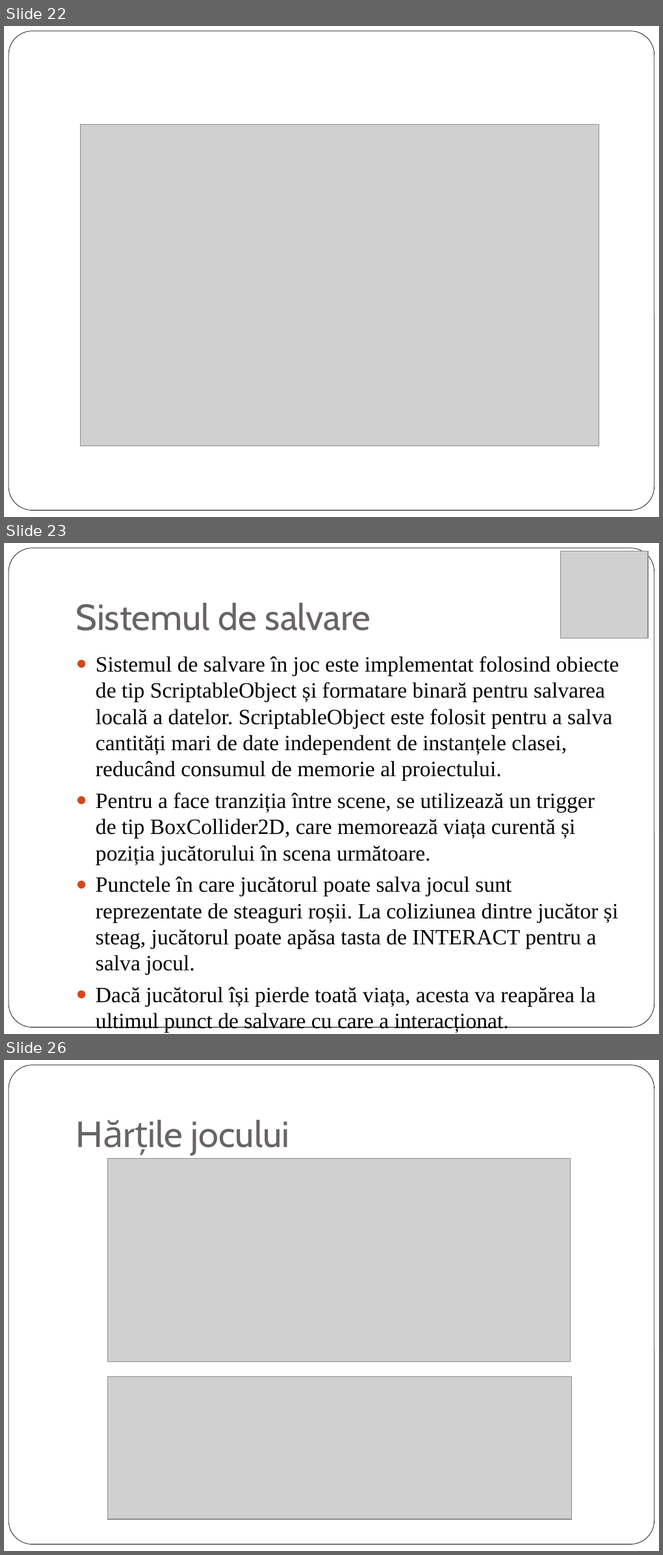
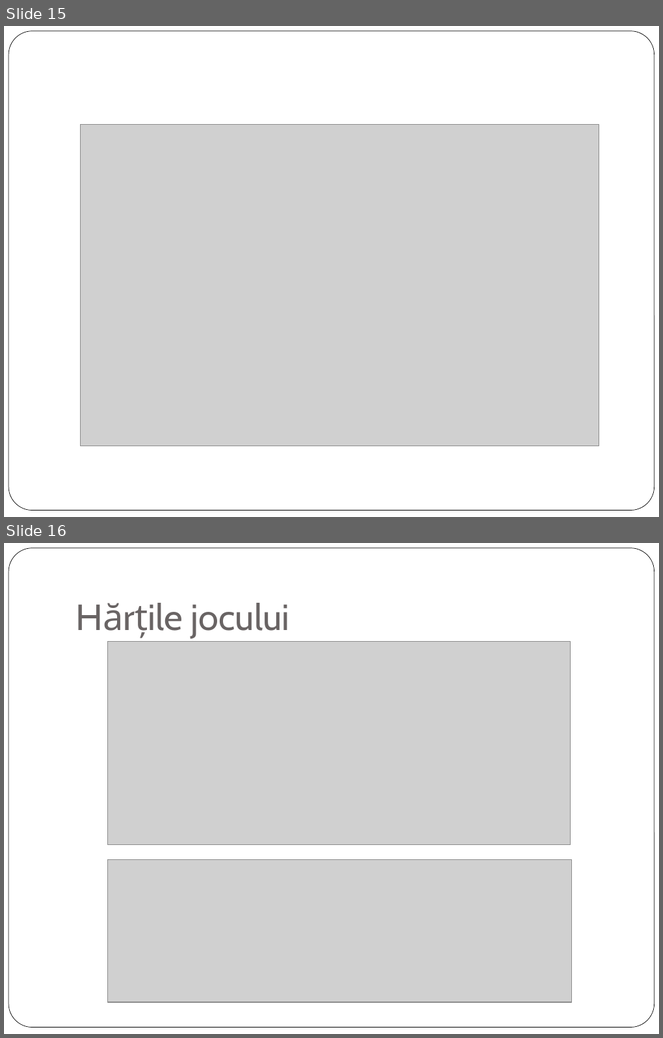
Before and after one commit to Mihai-Lazar26/Licenta, a slide deck: Prezentare Licenta.pptx. Shown one above the other, each under a label of ours: slides 22, 23 and 26 before the commit, slides 15 and 16 after it; the slides between them are not shown. The pictures are 663x1555 and 663x1038 pixels, drawn with LibreOffice and Linux fonts; fonts in the diff are those of the drawing; grey boxes stand for pictures. Boxes give left, top, right and bottom in pixels: in the first picture for what was removed or moved away, otherwise in the second. Text is boxed around its words. In the diff, an @@ line names an element or a change of style, - is before the commit and + after.

```diff
--- a/Prezentare Licenta.pptx
+++ b/Prezentare Licenta.pptx
@@ slide 23 removed at bbox=[4, 543, 659, 1034], background #FFFFFF; not listed: 1 template element that a slide beside it also shows @@
@@ picture removed at bbox=[561, 551, 648, 638] @@
@@ title removed at bbox=[76, 603, 371, 631] @@
-Sistemul de salvare
@@ text removed at bbox=[96, 656, 620, 1033] @@
-● Sistemul de salvare în joc este implementat folosind obiecte de tip ScriptableObject și formatare binară pentru salvarea locală a datelor. ScriptableObject este folosit pentru a salva cantități mari de date independent de instanțele clasei, reducând consumul de memorie al proiectului.
-● Pentru a face tranziția între scene, se utilizează un trigger de tip BoxCollider2D, care memorează viața curentă și poziția jucătorului în scena următoare.
-● Punctele în care jucătorul poate salva jocul sunt reprezentate de steaguri roșii. La coliziunea dintre jucător și steag, jucătorul poate apăsa tasta de INTERACT pentru a salva jocul.
-● Dacă jucătorul își pierde toată viața, acesta va reapărea la ultimul punct de salvare cu care a interacționat.
@@ what was slide 22 is now slide 15 @@
@@ what was slide 26 is now slide 16 @@
```
Also in this commit, not shown: 5 slides changed, 3 slides added, 12 other slides removed, 1 other file.
